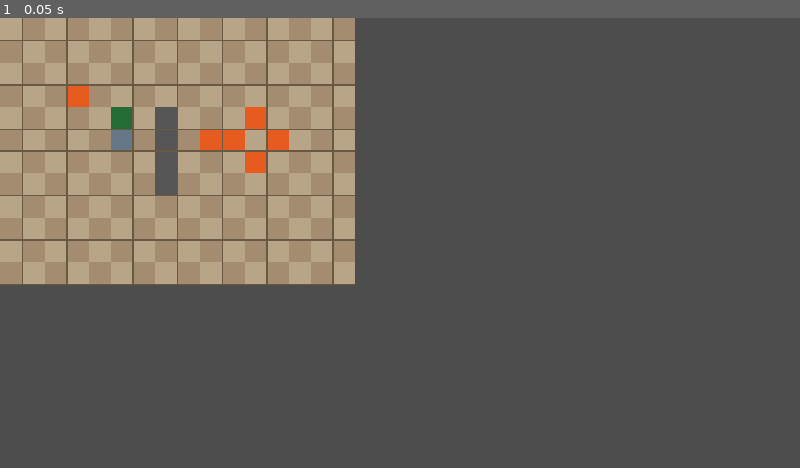
Above: before the commit, frame 1.
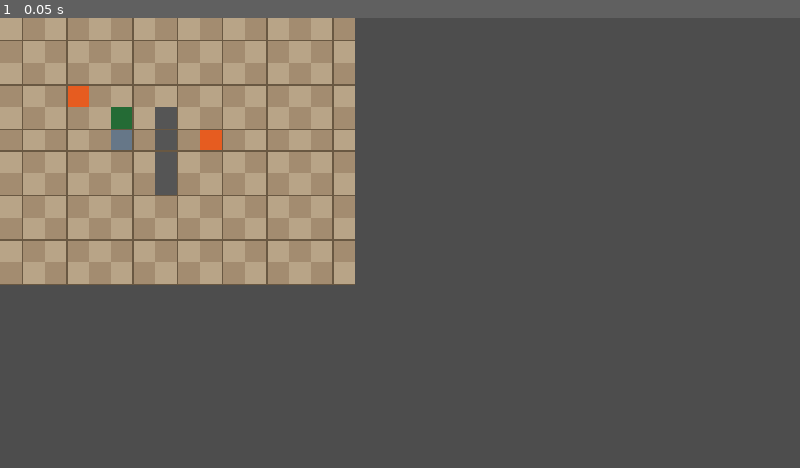
Above: after the commit, the same moment.

Repository: Maxington20/new-game-project
Game: Godot game, scene res://scenes/maps/battlefield_map_02.tscn
Same seed, same stepped clock (60 frames per second), same inputs: the game is played once before the commit and once after it. The project has no main scene, so this scene is started directly.
Inputs:
- Up to frame 1 (0.05 s): no input

The runs differ from the first frame. In frame 1, 0.5% of the frame differs, in the area x 27-37%, y 19-35%.

Commit message:
Added turn-start terrain damage and encounter outcome handling

Diff:
--- a/resources/terrain/lava.tres
+++ b/resources/terrain/lava.tres
@@ -5,4 +5,6 @@
 [resource]
 script = ExtResource("1_6t38i")
 terrain_type = 5
+damage_on_enter = 5
+damage_on_turn_start = 1
 metadata/_custom_type_script = "uid://gudx7v1d2qo1"
--- a/scenes/battlefield.gd
+++ b/scenes/battlefield.gd
@@ -1014,6 +1014,7 @@
 	select_unit(selected_unit)
 
 
+
 func _on_phase_changed(team: Unit.Team) -> void:
 	is_phase_transitioning = true
 
@@ -1024,10 +1025,25 @@
 
 	await apply_turn_start_terrain_effects(team)
 
+	# Terrain damage may have defeated the last enemy.
+	_check_encounter_victory()
+
+	if victory_triggered:
+		is_phase_transitioning = false
+		return
+
+	# Terrain damage may have defeated the entire player army.
+	_check_encounter_defeat()
+
+	if defeat_triggered:
+		is_phase_transitioning = false
+		return
+
 	if team == Unit.Team.PLAYER:
 		is_phase_transitioning = false
 	else:
 		run_enemy_phase()
+
 
 
 
@@ -1308,6 +1324,7 @@
 
 
 
+
 func apply_turn_start_terrain_effects(team: Unit.Team) -> void:
 	for unit in get_living_units(team):
 		var terrain: TerrainResource = get_unit_terrain(unit)
@@ -1315,6 +1332,37 @@
 		if terrain == null:
 			continue
 
+		# Apply turn-start damage first.
+		var damage: int = TerrainEffectCalculator.calculate_terrain_damage(
+			unit.current_hp,
+			terrain,
+			false
+		)
+
+		if damage > 0:
+			var previous_hp: int = unit.current_hp
+			unit.current_hp -= damage
+
+			print(
+				"TERRAIN TURN DAMAGE: ",
+				unit.unit_data.character_name,
+				" -", damage,
+				" HP (", unit.current_hp,
+				"/", unit.stats.max_hp, ")"
+			)
+
+			await terrain_effect_popup.show_damage(
+				unit.unit_data.character_name,
+				previous_hp,
+				unit.stats.max_hp,
+				damage
+			)
+
+			if unit.current_hp <= 0:
+				unit.hide()
+				continue
+
+		# Apply healing if the unit survived.
 		var healing: int = TerrainEffectCalculator.calculate_turn_start_healing(
 			unit.current_hp,
 			unit.stats.max_hp,
@@ -1341,7 +1389,6 @@
 			unit.stats.max_hp,
 			healing
 		)
-
 
 
 func _on_unit_terrain_cell_entered(
--- a/scenes/maps/battlefield_map_02.tscn
+++ b/scenes/maps/battlefield_map_02.tscn
@@ -30,33 +30,9 @@
 terrain = ExtResource("5_g4hnp")
 metadata/_custom_type_script = "uid://cuvxx7egx0eo"
 
-[sub_resource type="Resource" id="Resource_uots1"]
-script = ExtResource("2_uots1")
-position = Vector2i(11, 4)
-terrain = ExtResource("5_g4hnp")
-metadata/_custom_type_script = "uid://cuvxx7egx0eo"
-
-[sub_resource type="Resource" id="Resource_rbam6"]
-script = ExtResource("2_uots1")
-position = Vector2i(11, 6)
-terrain = ExtResource("5_g4hnp")
-metadata/_custom_type_script = "uid://cuvxx7egx0eo"
-
-[sub_resource type="Resource" id="Resource_5jfvs"]
-script = ExtResource("2_uots1")
-position = Vector2i(10, 5)
-terrain = ExtResource("5_g4hnp")
-metadata/_custom_type_script = "uid://cuvxx7egx0eo"
-
-[sub_resource type="Resource" id="Resource_ocyk3"]
-script = ExtResource("2_uots1")
-position = Vector2i(12, 5)
-terrain = ExtResource("5_g4hnp")
-metadata/_custom_type_script = "uid://cuvxx7egx0eo"
-
 [node name="Grid" type="Node2D" unique_id=1665304342]
 script = ExtResource("1_seacg")
-terrain_cells = Array[ExtResource("2_uots1")]([SubResource("Resource_b36bp"), SubResource("Resource_76r87"), SubResource("Resource_fcj5i"), SubResource("Resource_muchm"), SubResource("Resource_uots1"), SubResource("Resource_rbam6"), SubResource("Resource_5jfvs"), SubResource("Resource_ocyk3")])
+terrain_cells = Array[ExtResource("2_uots1")]([SubResource("Resource_b36bp"), SubResource("Resource_76r87"), SubResource("Resource_fcj5i"), SubResource("Resource_muchm")])
 blocked_cells = Array[Vector2i]([Vector2i(7, 4), Vector2i(7, 5), Vector2i(7, 6), Vector2i(7, 7)])
 color_light = Color(0.72156864, 0.6431373, 0.5294118, 1)
 color_dark = Color(0.6392157, 0.54901963, 0.4392157, 1)
